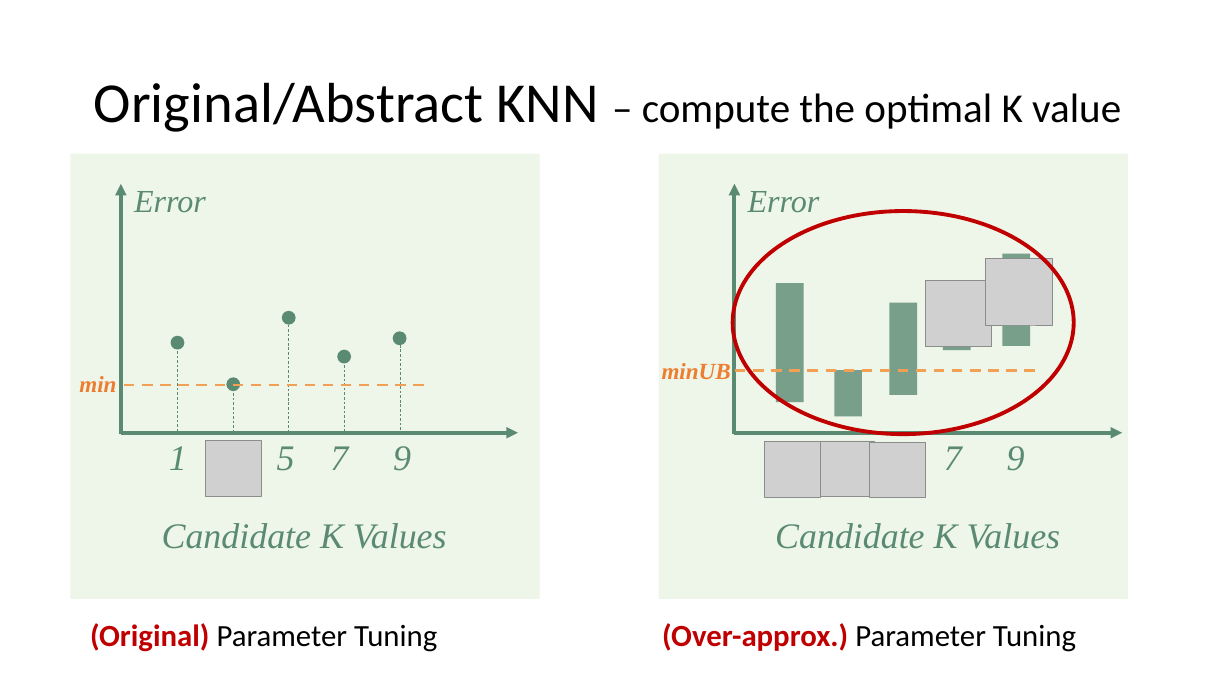
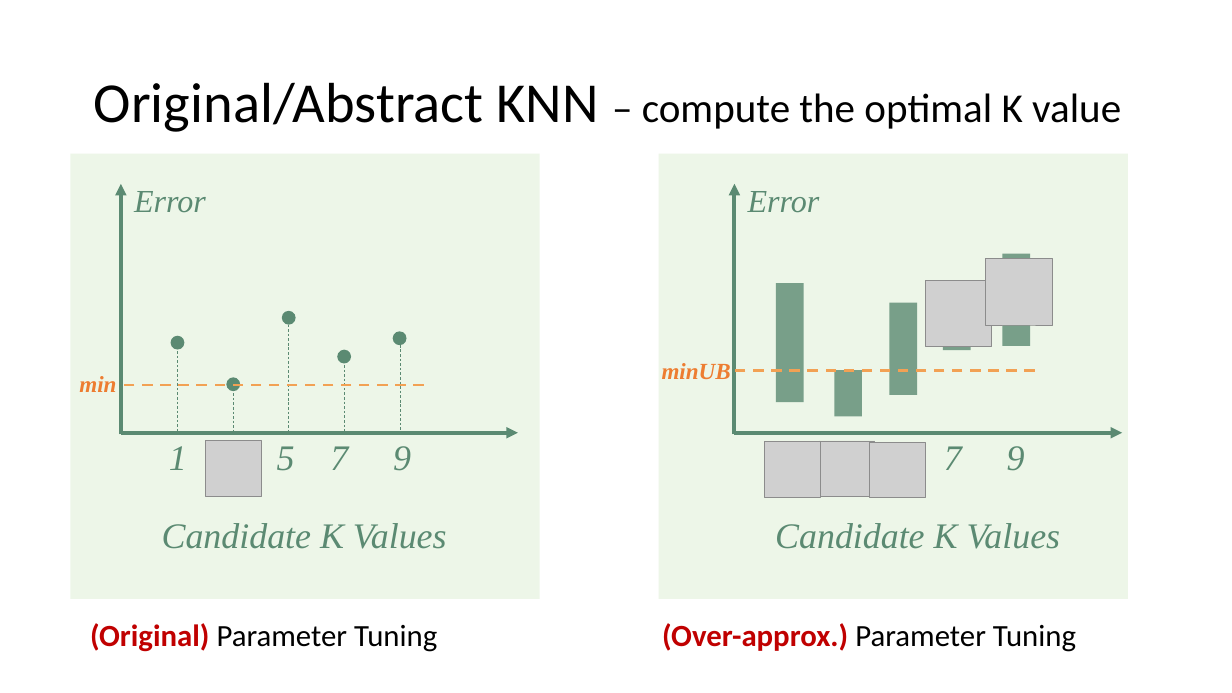
Before and after one commit to chaowang-vt/chaowang-vt.github.io, a slide deck: slide 26 of pubDOC/2023_07_CAV_KNNfair.pptx. Drawn at 1232x693 pixels with LibreOffice and Linux fonts; fonts in the diff are those of the drawing; grey boxes stand for pictures. Boxes give left, top, right and bottom in pixels: in the first picture for what was removed or moved away, otherwise in the second. Text is boxed around its words. In the diff, an @@ line names an element or a change of style, - is before the commit and + after.

```diff
--- a/pubDOC/2023_07_CAV_KNNfair.pptx
+++ b/pubDOC/2023_07_CAV_KNNfair.pptx
@@ ellipse removed at (733, 211, 1074, 433) @@
```
Also in this commit, not shown: 8 other slides changed, 1 other file.
